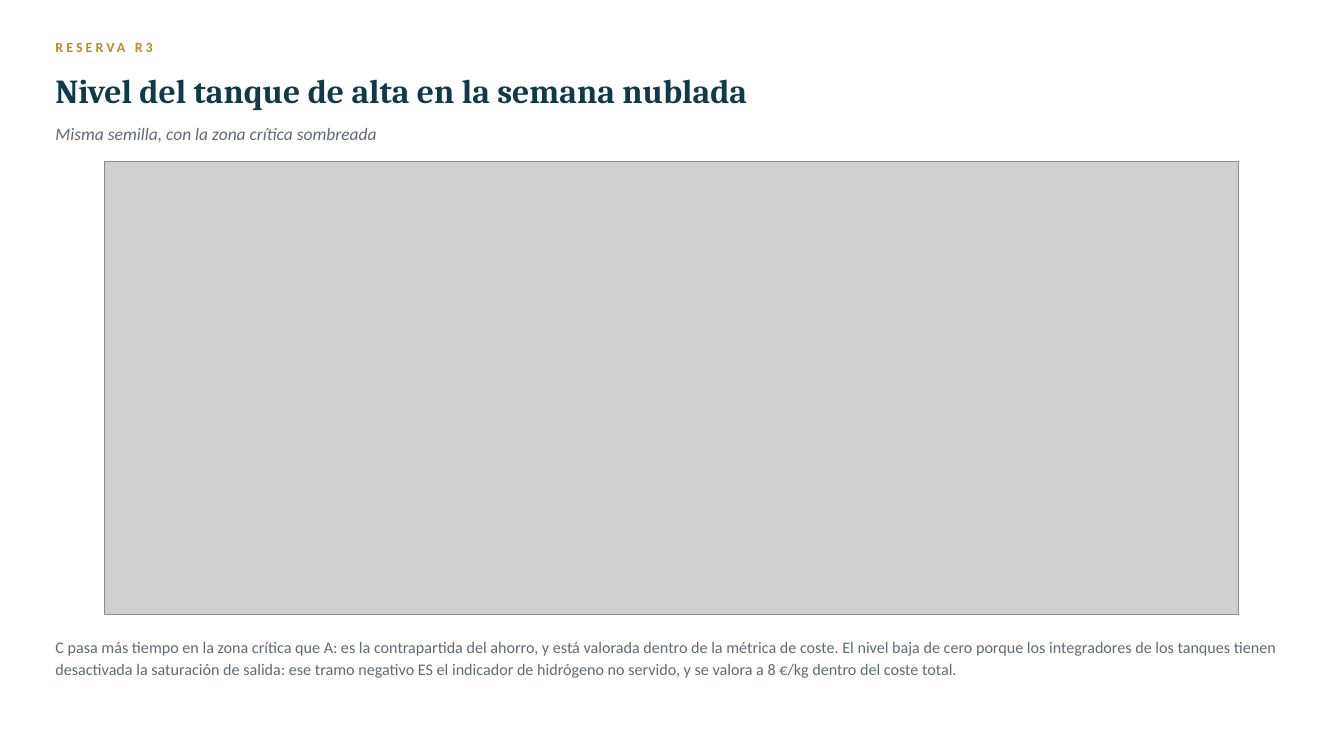
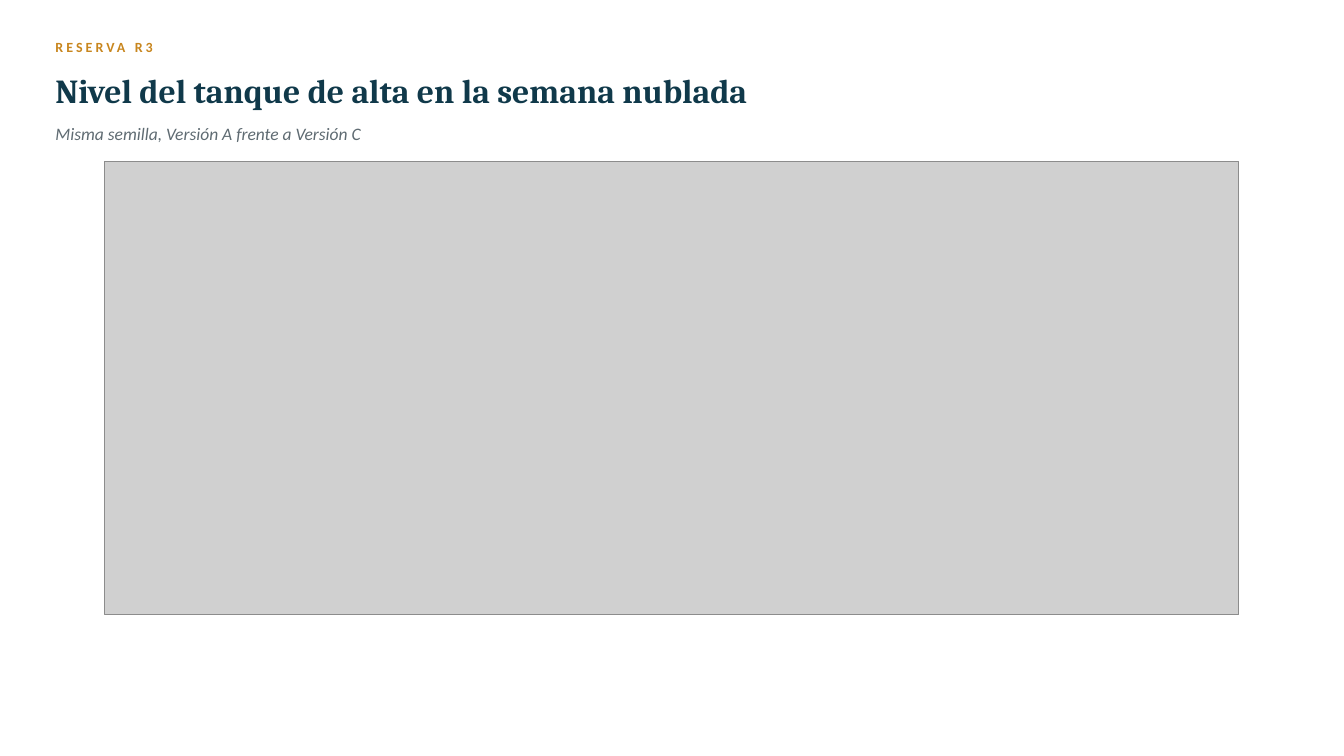
Before and after one commit to FerXxk/multi-energy-station-ems, a slide deck: slide 23 of defensa/OASIS_defensa_TFG.pptx. Drawn at 1344x756 pixels with LibreOffice and Linux fonts; fonts in the diff are those of the drawing; grey boxes stand for pictures. Boxes give left, top, right and bottom in pixels: in the first picture for what was removed or moved away, otherwise in the second. Text is boxed around its words. In the diff, an @@ line names an element or a change of style, - is before the commit and + after.

```diff
--- a/defensa/OASIS_defensa_TFG.pptx
+++ b/defensa/OASIS_defensa_TFG.pptx
@@ text at [55, 128, 361, 142]: text changed @@
-Misma semilla, con la zona crítica sombreada
+Misma semilla, Versión A frente a Versión C
@@ text removed at [55, 642, 1276, 678] @@
-C pasa más tiempo en la zona crítica que A: es la contrapartida del ahorro, y está valorada dentro de la métrica de coste. El nivel baja de cero porque los integradores de los tanques tienen desactivada la saturación de salida: ese tramo negativo ES el indicador de hidrógeno no servido, y se valora a 8 €/kg dentro del coste total.
```
Also in this commit, not shown: 6 other slides changed, 1 slide removed, 3 other files.
